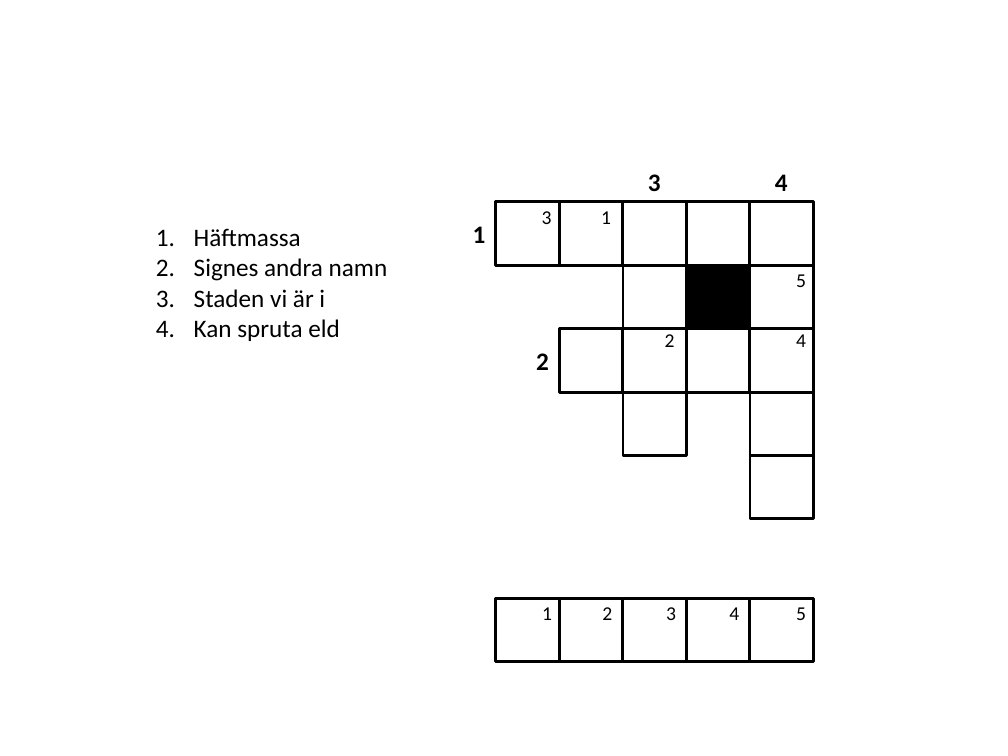
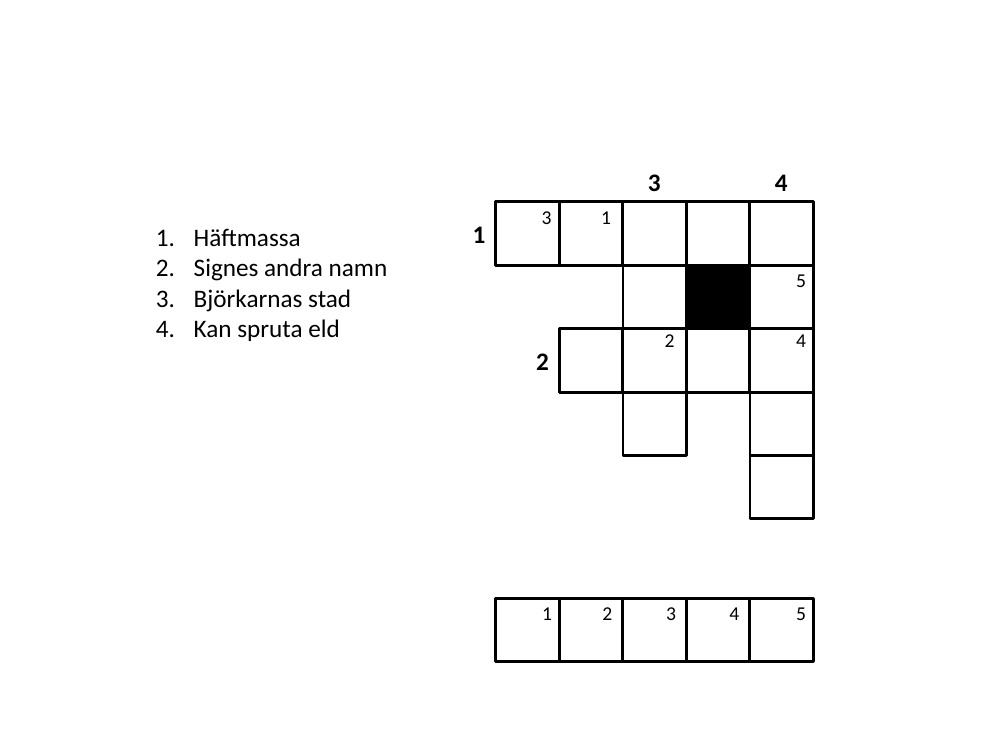
Before and after one commit to ss73/easterHunt, a slide deck: slide 1 of korsord.pptx. Drawn at 1008x756 pixels with LibreOffice and Linux fonts; fonts in the diff are those of the drawing. Boxes give left, top, right and bottom in pixels: in the first picture for what was removed or moved away, otherwise in the second. Text is boxed around its words. In the diff, an @@ line names an element or a change of style, - is before the commit and + after.

```diff
--- a/korsord.pptx
+++ b/korsord.pptx
@@ text at (194, 289, 351, 312): text changed @@
-3. Staden vi är i
+3. Björkarnas stad
```
Also in this commit, not shown: 6 other files.
